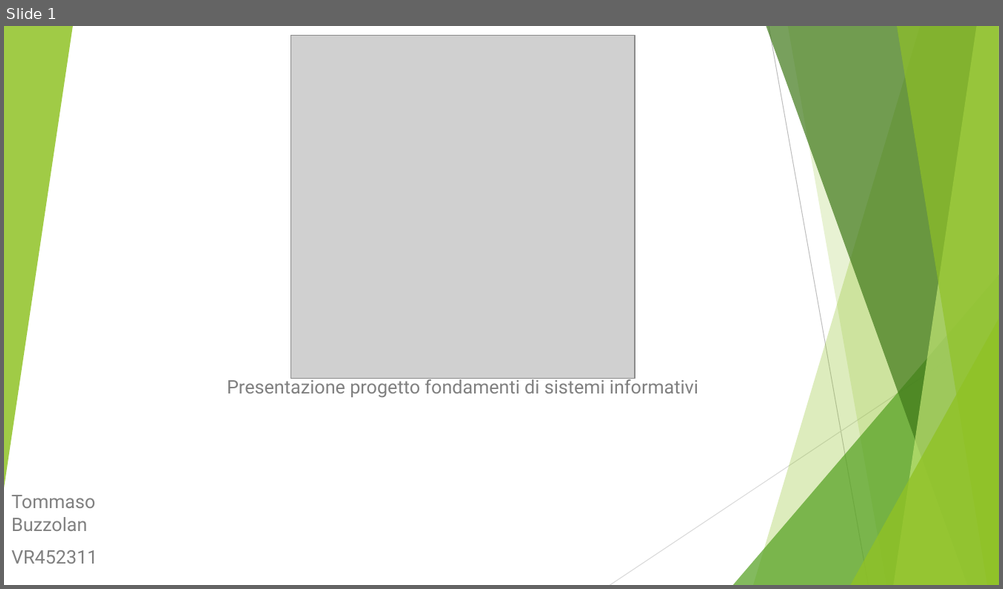
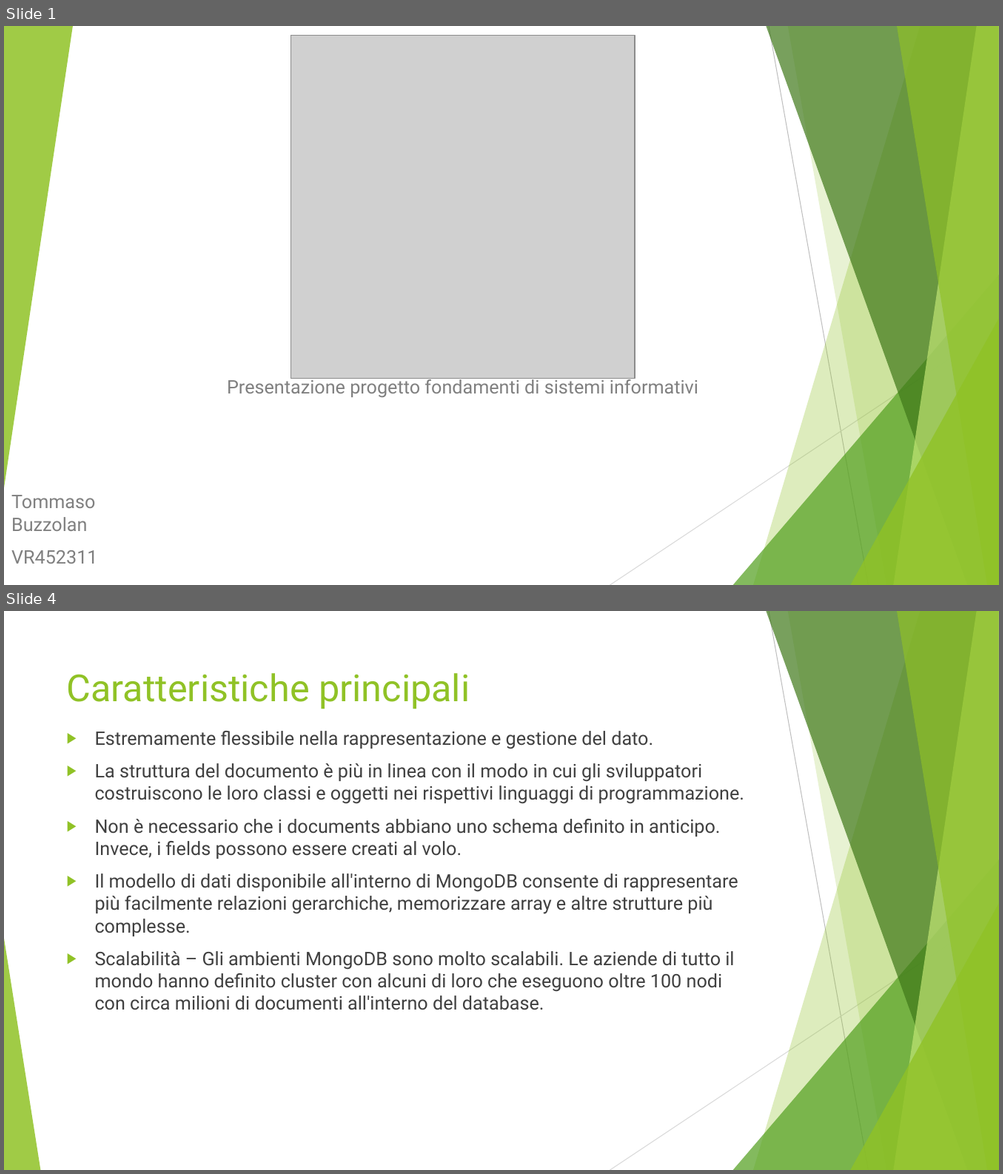
Before and after one commit to Buzzolan/VeronaCardMongoDB, a slide deck: Presentazione_progetto.pptx. Shown one above the other, each under a label of ours: slide 1 before the commit, slides 1 and 4 after it; the slides between them are not shown. The pictures are 1003x589 and 1003x1174 pixels, drawn with LibreOffice and Linux fonts; fonts in the diff are those of the drawing; grey boxes stand for pictures. Boxes give left, top, right and bottom in pixels: in the first picture for what was removed or moved away, otherwise in the second. Text is boxed around its words. In the diff, an @@ line names an element or a change of style, - is before the commit and + after.

```diff
--- a/Presentazione_progetto.pptx
+++ b/Presentazione_progetto.pptx
@@ slide 4 added at box(4, 611, 999, 1170), background #FFFFFF; not listed: 9 template elements that a slide beside it also shows @@
@@ title added at box(67, 673, 469, 709), 36 pt, text #90C226 @@
+Caratteristiche principali
@@ text added at box(95, 731, 744, 1011), 18 pt, text #404040 @@
+▶ Estremamente flessibile nella rappresentazione e gestione del dato.
+▶ La struttura del documento è più in linea con il modo in cui gli sviluppatori costruiscono le loro classi e oggetti nei rispettivi linguaggi di programmazione.
+▶ Non è necessario che i documents abbiano uno schema definito in anticipo. Invece, i fields possono essere creati al volo.
+▶ Il modello di dati disponibile all'interno di MongoDB consente di rappresentare più facilmente relazioni gerarchiche, memorizzare array e altre strutture più complesse.
+▶ Scalabilità – Gli ambienti MongoDB sono molto scalabili. Le aziende di tutto il mondo hanno definito cluster con alcuni di loro che eseguono oltre 100 nodi con circa milioni di documenti all'interno del database.
@@ triangle added at box(4, 939, 40, 1170), fill #90C226 at 85% opacity @@
```
Also in this commit, not shown: 2 other slides added, 1 slide removed, 10 other files.
